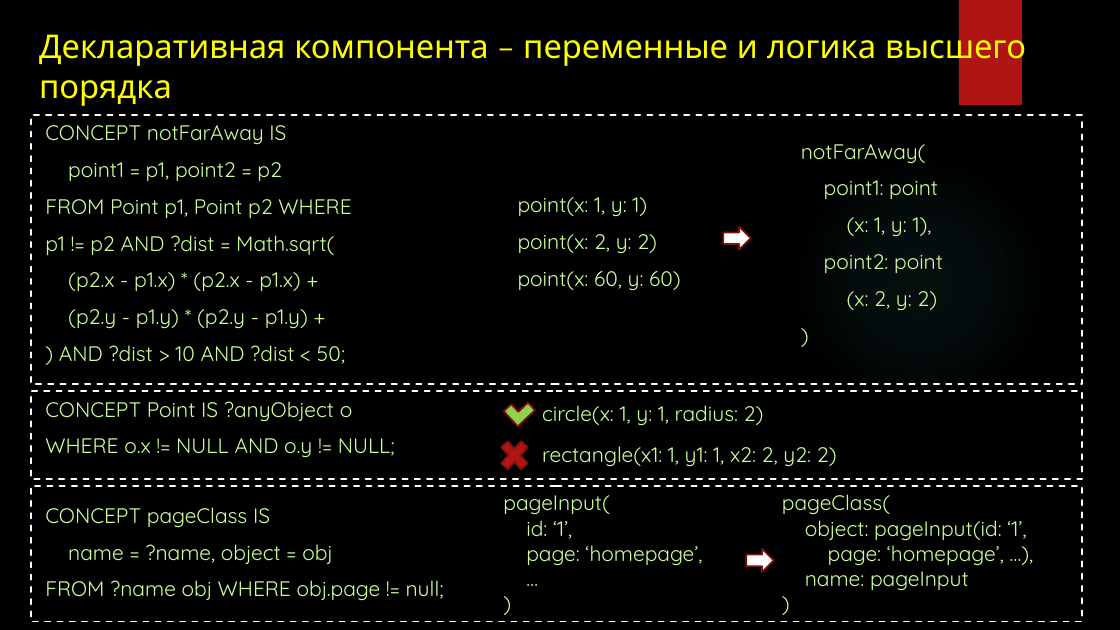
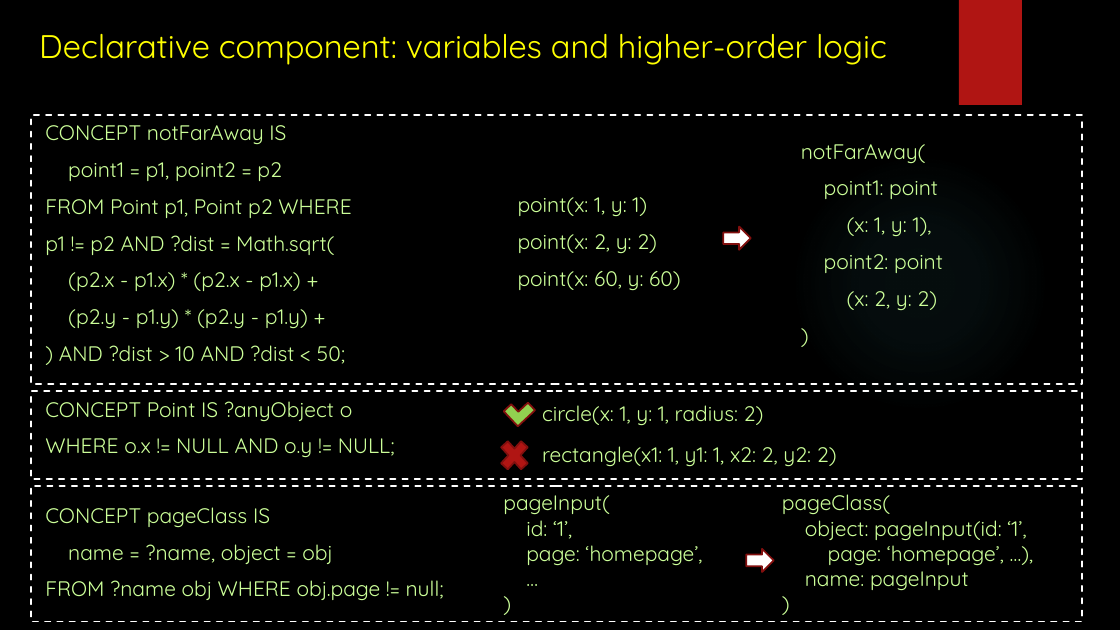
Before and after one commit to Voropay/ConceptualProgramming, a slide deck: slide 16 of presentation.pptx. Drawn at 1120x630 pixels with LibreOffice and Linux fonts; fonts in the diff are those of the drawing; background and template pictures are left out. Boxes give left, top, right and bottom in pixels: in the first picture for what was removed or moved away, otherwise in the second. Text is boxed around its words. In the diff, an @@ line names an element or a change of style, - is before the commit and + after.

```diff
--- a/presentation.pptx
+++ b/presentation.pptx
@@ title at [39,34,887,65]: text changed @@
-Декларативная компонента – переменные и логика высшего порядка
+Declarative component: variables and higher-order logic
```
Also in this commit, not shown: 18 other slides changed, 11 slides added, 8 slides removed, 1 other file.
